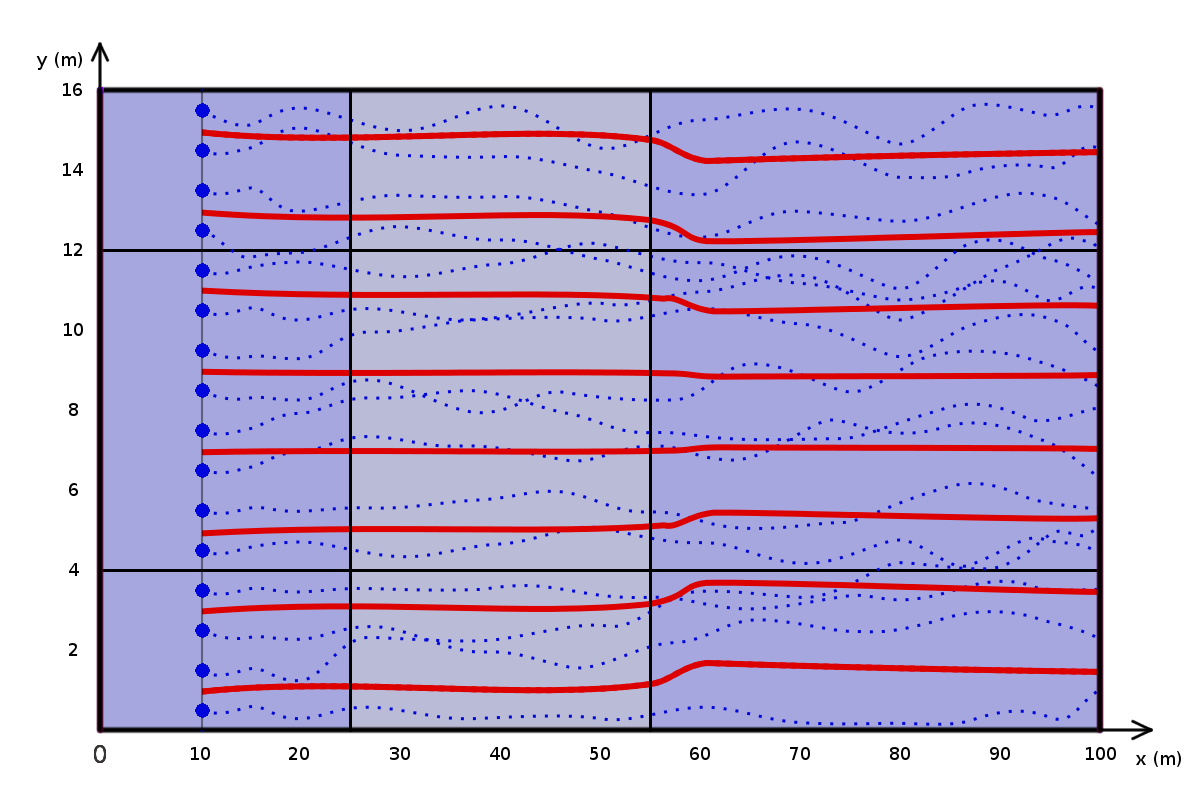
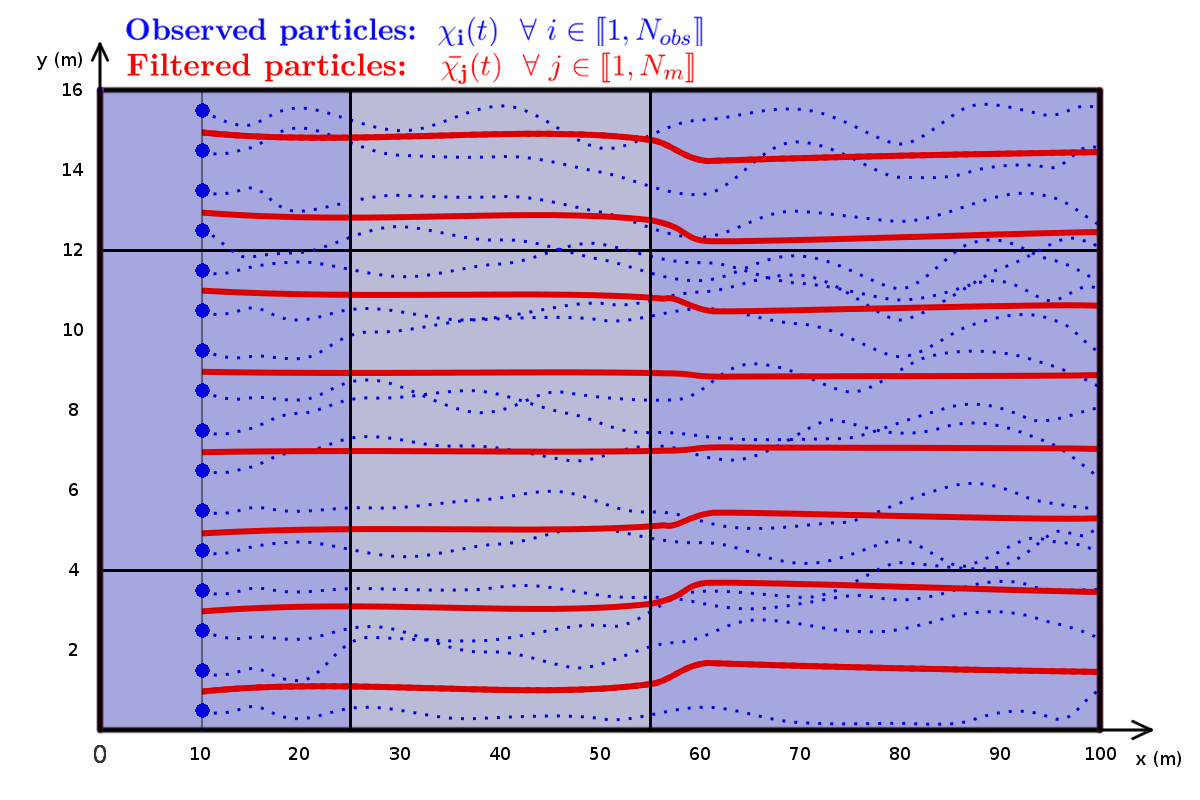
Layer changes from the first (1200, 800) image to the second:
added layer "Calque Copié #2" above "particle" over [126, 16, 703, 85]
